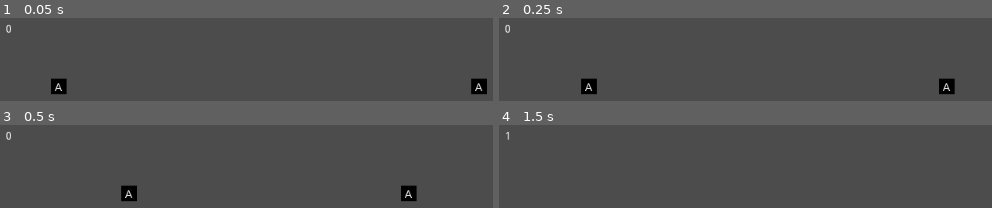
Above: before the commit, frames 1-4 (two rows, left to right).
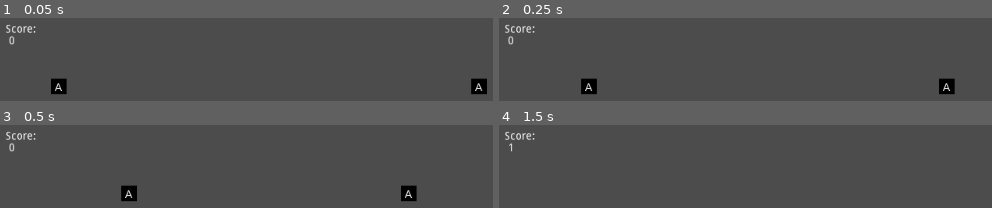
Above: after the commit, the same moments.

Repository: Indivicivet/AoC2022
Game: Godot game, scene res://day03_part1.tscn
Same seed, same stepped clock (60 frames per second), same inputs: the game is played once before the commit and once after it.
Inputs:
- Up to frame 1 (0.05 s): no input
- Up to frame 2 (0.25 s): no input
- Up to frame 3 (0.5 s): no input
- Up to frame 4 (1.5 s): no input

The runs differ from the first frame. In frame 1, 0.4% of the frame differs, in the area x 1-8%, y 8-33%; in frame 2, 0.4%; in frame 3, 0.4%; in frame 4, 0.3%.

Commit message:
include Score: in front of score

Diff:
--- a/day03/Score.gd
+++ b/day03/Score.gd
@@ -5,8 +5,8 @@
 
 func _ready():
 	Events.connect("items_collided", self, "_on_items_collided")
-	self.text = str(score)
+	self.text = "Score: " + str(score)
 
 func _on_items_collided(text):
 	score += 1
-	self.text = str(score)
+	self.text = "Score: " + str(score)
